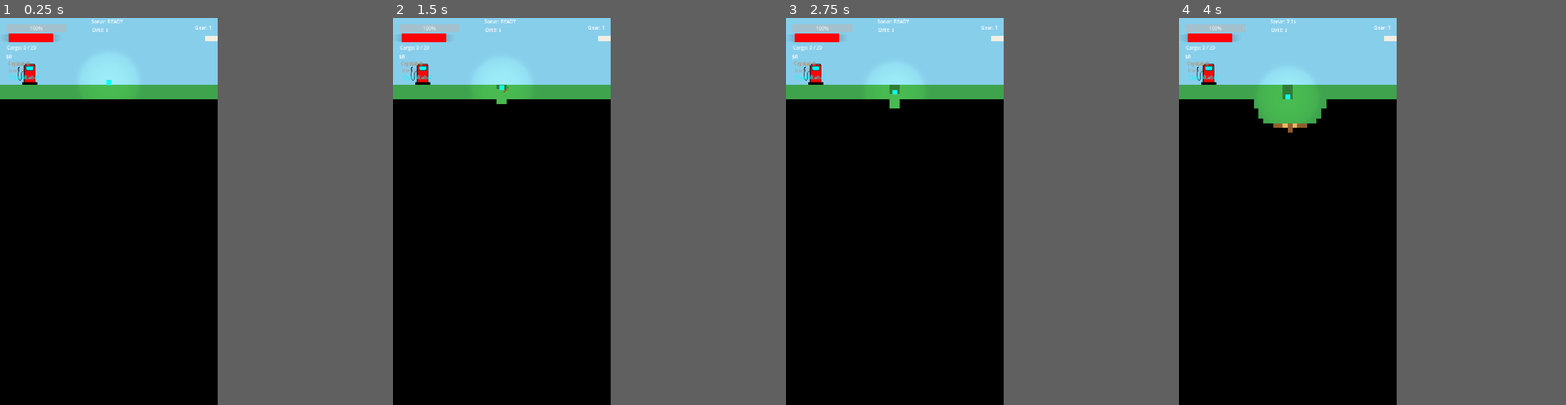
Above: before the commit, frames 1-4 (left to right).
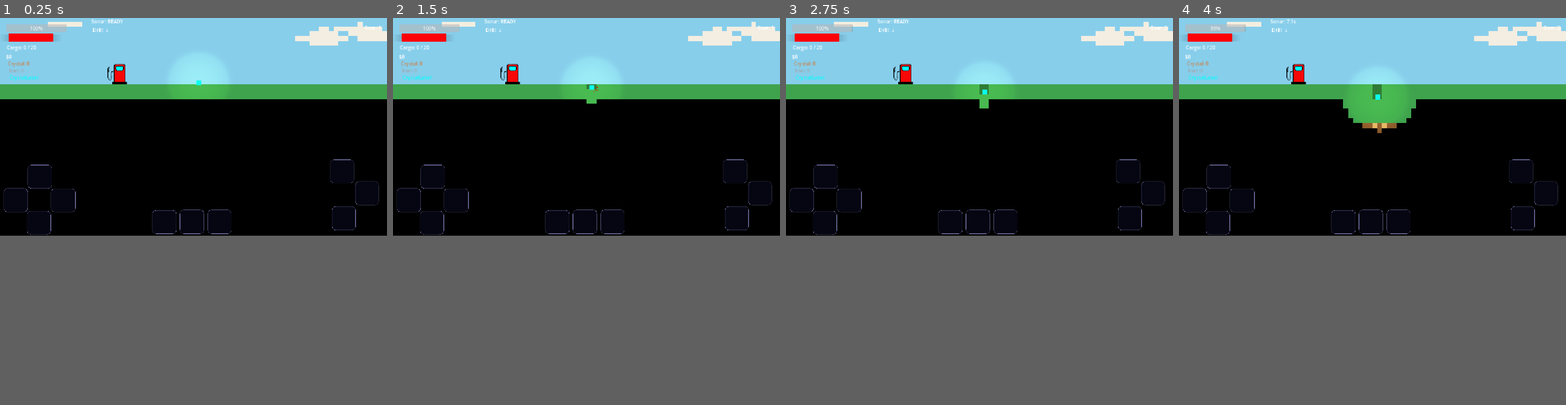
Above: after the commit, the same moments.

Repository: louisdevries/Deep-Core
Game: Godot game, scene res://scenes/Main.tscn
Two runs of this game, one before a commit and one after it. Both use one fixed random seed, a clock stepped at 60 frames per second and the inputs below. The engine's default icon, where the game draws it, is replaced by a stand-in: a white triangle on a blue panel in a dark square.
Inputs:
- Up to frame 1 (0.25 s): no input
- Up to frame 2 (1.5 s): tap Enter (ui_accept) at 0.5, 0.77, 1.25 s; hold C (drill_right) 0.53-1.28 s; tap G (cable_toggle) at 0.6 s; tap 1 (set_gear_1, bound only after the commit) at 0.8, 1.35 s; hold Page Down (ui_page_down) from 1.28 s (still down)
- Up to frame 3 (2.75 s): tap Enter (ui_accept) at 1.52, 2 s; tap 2 (set_gear_2, bound only after the commit) at 1.55, 2.1 s; release Page Down (ui_page_down) at 2.03 s; hold C (drill_right) from 2.03 s (still down); tap 3 (set_gear_3, bound only after the commit) at 2.3 s
- Up to frame 4 (4 s): tap Enter (ui_accept) at 2.75, 3.02, 3.77 s; release C (drill_right) at 2.78 s; hold Page Up (ui_page_up) 2.78-3.53 s; tap 3 (set_gear_3, bound only after the commit) at 2.85 s; tap F (sonar) at 3.05, 3.6 s; hold Z (drill_left) from 3.53 s (still down); hold Q (cable_winch_in, bound only after the commit) from 3.53 s (still down)
In our replay, the window is 450x800 before the commit and 800x450 after it. These sizes can differ from the game's own. Grey fills any space a smaller window leaves; there, only what the larger window draws over its background counts as a difference.

The runs differ from the first frame. In frame 1, 11% of the frame differs, in the area x 0-100%, y 0-56%; in frame 2, 11%; in frame 3, 11%; in frame 4, 13%.

Commit message:
Switch to landscape, redesign mobile controls, and clamp player to camera bounds
- Viewport changed from 720x1280 portrait to 1280x720 landscape
- D-pad repositioned to bottom-left with scaled-down arrow buttons
- Gear buttons moved to bottom-center in a horizontal row
- Action buttons (drill, sonar, cable) moved to bottom-right
- Per-button transparent dark panel backgrounds added for visibility
- Player X position clamped to camera limits to prevent going off-screen
- New button assets added

Co-Authored-By: Claude Sonnet 4.6 <noreply@anthropic.com>

Diff:
--- a/project.godot
+++ b/project.godot
@@ -21,10 +21,9 @@
 
 [display]
 
-window/size/viewport_width=720
-window/size/viewport_height=1280
+window/size/viewport_width=1280
+window/size/viewport_height=720
 window/stretch/mode="canvas_items"
-window/handheld/orientation=1
 
 [input]
 
@@ -80,18 +79,6 @@
 , Object(InputEventKey,"resource_local_to_scene":false,"resource_name":"","device":-1,"window_id":0,"alt_pressed":false …(183 unchanged characters)…
 ]
 }
-set_gear_1={
-"deadzone": 0.2,
-"events": []
-}
-set_gear_2={
-"deadzone": 0.2,
-"events": []
-}
-set_gear_3={
-"deadzone": 0.2,
-"events": []
-}
 sonar={
 "deadzone": 0.2,
 "events": [Object(InputEventKey,"resource_local_to_scene":false,"resource_name":"","device":-1,"window_id":0,"alt_press …(192 unchanged characters)…
@@ -122,6 +109,31 @@
 "events": [Object(InputEventKey,"resource_local_to_scene":false,"resource_name":"","device":-1,"window_id":0,"alt_press …(192 unchanged characters)…
 ]
 }
+cable_winch_in={
+"deadzone": 0.2,
+"events": [Object(InputEventKey,"resource_local_to_scene":false,"resource_name":"","device":-1,"window_id":0,"alt_pressed":false,"shift_pressed":false,"ctrl_pressed":false,"meta_pressed":false,"pressed":false,"keycode":0,"physical_keycode":81,"key_label":0,"unicode":113,"location":0,"echo":false,"script":null)
+]
+}
+cable_winch_out={
+"deadzone": 0.2,
+"events": [Object(InputEventKey,"resource_local_to_scene":false,"resource_name":"","device":-1,"window_id":0,"alt_pressed":false,"shift_pressed":false,"ctrl_pressed":false,"meta_pressed":false,"pressed":false,"keycode":0,"physical_keycode":69,"key_label":0,"unicode":101,"location":0,"echo":false,"script":null)
+]
+}
+set_gear_1={
+"deadzone": 0.2,
+"events": [Object(InputEventKey,"resource_local_to_scene":false,"resource_name":"","device":-1,"window_id":0,"alt_pressed":false,"shift_pressed":false,"ctrl_pressed":false,"meta_pressed":false,"pressed":false,"keycode":0,"physical_keycode":49,"key_label":0,"unicode":49,"location":0,"echo":false,"script":null)
+]
+}
+set_gear_2={
+"deadzone": 0.2,
+"events": [Object(InputEventKey,"resource_local_to_scene":false,"resource_name":"","device":-1,"window_id":0,"alt_pressed":false,"shift_pressed":false,"ctrl_pressed":false,"meta_pressed":false,"pressed":false,"keycode":0,"physical_keycode":50,"key_label":0,"unicode":50,"location":0,"echo":false,"script":null)
+]
+}
+set_gear_3={
+"deadzone": 0.2,
+"events": [Object(InputEventKey,"resource_local_to_scene":false,"resource_name":"","device":-1,"window_id":0,"alt_pressed":false,"shift_pressed":false,"ctrl_pressed":false,"meta_pressed":false,"pressed":false,"keycode":0,"physical_keycode":51,"key_label":0,"unicode":51,"location":0,"echo":false,"script":null)
+]
+}
 
 [physics]
 
--- a/scenes/mobile_controls.tscn
+++ b/scenes/mobile_controls.tscn
@@ -1,68 +1,179 @@
 [gd_scene format=3 uid="uid://btctoe0vkivh1"]
 
-[ext_resource type="Texture2D" uid="uid://bjuga2t0l6fgn" path="res://icon.svg" id="1_k8ypl"]
 [ext_resource type="Script" uid="uid://xdl20dop6ey2" path="res://scripts/upgrade_menu.gd" id="1_l7u83"]
+[ext_resource type="Texture2D" uid="uid://qgv7m70aju42" path="res://assets/arrow_left.png" id="2_cnqve"]
+[ext_resource type="Texture2D" uid="uid://e1ynk30vlw7l" path="res://assets/arrow_right.png" id="3_kffq0"]
+[ext_resource type="Texture2D" uid="uid://dtka3kpjmpdt" path="res://assets/gear_three.png" id="3_y1te1"]
+[ext_resource type="Texture2D" uid="uid://c66kgtx5xplrc" path="res://assets/arrow_up.png" id="4_bswi6"]
+[ext_resource type="Texture2D" uid="uid://dr58ff53yg5ia" path="res://assets/gear_two.png" id="4_puaky"]
+[ext_resource type="Texture2D" uid="uid://pjac67ocnn0m" path="res://assets/arrow_down.png" id="5_ilxsp"]
+[ext_resource type="Texture2D" uid="uid://cgljkwh8c0s5s" path="res://assets/gear_one.png" id="5_yr8f1"]
+[ext_resource type="Texture2D" uid="uid://bf3dhdpj17k3a" path="res://assets/drill.png" id="6_saaj3"]
+[ext_resource type="Texture2D" uid="uid://c7d4j0p4bb0sl" path="res://assets/sonar.png" id="7_jnbrs"]
+[ext_resource type="Texture2D" uid="uid://bdxotuco3vpv6" path="res://assets/cable.png" id="11_bdd5e"]
+
+[sub_resource type="StyleBoxFlat" id="StyleBoxFlat_btn"]
+bg_color = Color(0.05, 0.05, 0.14, 0.5)
+border_width_left = 1
+border_width_top = 1
+border_width_right = 1
+border_width_bottom = 1
+border_color = Color(0.45, 0.45, 0.65, 0.65)
+corner_radius_top_left = 12
+corner_radius_top_right = 12
+corner_radius_bottom_right = 12
+corner_radius_bottom_left = 12
 
 [node name="MobileControls" type="CanvasLayer" unique_id=2106365054]
 layer = 10
 script = ExtResource("1_l7u83")
 
+[node name="BgDPadLeft" type="Panel" parent="." unique_id=1938392109]
+offset_left = 12.0
+offset_top = 563.0
+offset_right = 92.0
+offset_bottom = 642.0
+mouse_filter = 2
+theme_override_styles/panel = SubResource("StyleBoxFlat_btn")
+
+[node name="BgDPadRight" type="Panel" parent="." unique_id=1975318883]
+offset_left = 168.0
+offset_top = 564.0
+offset_right = 250.0
+offset_bottom = 642.0
+mouse_filter = 2
+theme_override_styles/panel = SubResource("StyleBoxFlat_btn")
+
+[node name="BgDPadUp" type="Panel" parent="." unique_id=418818808]
+offset_left = 91.0
+offset_top = 486.0
+offset_right = 172.0
+offset_bottom = 564.0
+mouse_filter = 2
+theme_override_styles/panel = SubResource("StyleBoxFlat_btn")
+
+[node name="BgDPadDown" type="Panel" parent="." unique_id=1772075023]
+offset_left = 89.0
+offset_top = 638.0
+offset_right = 168.0
+offset_bottom = 717.0
+mouse_filter = 2
+theme_override_styles/panel = SubResource("StyleBoxFlat_btn")
+
+[node name="BgGear1" type="Panel" parent="." unique_id=1857258587]
+offset_left = 503.0
+offset_top = 636.0
+offset_right = 584.0
+offset_bottom = 714.0
+mouse_filter = 2
+theme_override_styles/panel = SubResource("StyleBoxFlat_btn")
+
+[node name="BgGear2" type="Panel" parent="." unique_id=1377437165]
+offset_left = 595.0
+offset_top = 634.0
+offset_right = 675.0
+offset_bottom = 714.0
+mouse_filter = 2
+theme_override_styles/panel = SubResource("StyleBoxFlat_btn")
+
+[node name="BgGear3" type="Panel" parent="." unique_id=1846081051]
+offset_left = 687.0
+offset_top = 634.0
+offset_right = 766.0
+offset_bottom = 714.0
+mouse_filter = 2
+theme_override_styles/panel = SubResource("StyleBoxFlat_btn")
+
+[node name="BgDrill" type="Panel" parent="." unique_id=1531112166]
+offset_left = 1175.0
+offset_top = 540.0
+offset_right = 1253.0
+offset_bottom = 619.0
+mouse_filter = 2
+theme_override_styles/panel = SubResource("StyleBoxFlat_btn")
+
+[node name="BgSonar" type="Panel" parent="." unique_id=1168737237]
+offset_left = 1092.0
+offset_top = 468.0
+offset_right = 1171.0
+offset_bottom = 547.0
+mouse_filter = 2
+theme_override_styles/panel = SubResource("StyleBoxFlat_btn")
+
+[node name="BgCable" type="Panel" parent="." unique_id=117475723]
+offset_left = 1098.0
+offset_top = 623.0
+offset_right = 1177.0
+offset_bottom = 702.0
+mouse_filter = 2
+theme_override_styles/panel = SubResource("StyleBoxFlat_btn")
+
 [node name="DPadLeft" type="TouchScreenButton" parent="." unique_id=610532341]
-position = Vector2(5, 1080)
-texture_normal = ExtResource("1_k8ypl")
+position = Vector2(16.000015, 565)
+scale = Vector2(0.022, 0.022)
+texture_normal = ExtResource("2_cnqve")
 action = "ui_left"
 visibility_mode = 1
 
 [node name="DPadRight" type="TouchScreenButton" parent="." unique_id=2061665836]
-position = Vector2(257, 1080)
-texture_normal = ExtResource("1_k8ypl")
+position = Vector2(171.00006, 565)
+scale = Vector2(0.022, 0.022)
+texture_normal = ExtResource("3_kffq0")
 action = "ui_right"
 visibility_mode = 1
 
 [node name="DPadUp" type="TouchScreenButton" parent="." unique_id=1216995528]
-position = Vector2(130, 1000)
-texture_normal = ExtResource("1_k8ypl")
+position = Vector2(93.000046, 491)
+scale = Vector2(0.022, 0.02)
+texture_normal = ExtResource("4_bswi6")
 action = "ui_up"
 visibility_mode = 1
 
 [node name="DPadDown" type="TouchScreenButton" parent="." unique_id=2036685858]
-position = Vector2(130, 1129)
-texture_normal = ExtResource("1_k8ypl")
+position = Vector2(92.000015, 639)
+scale = Vector2(0.022, 0.022)
+texture_normal = ExtResource("5_ilxsp")
 action = "ui_down"
 visibility_mode = 1
 
 [node name="DrillButton" type="TouchScreenButton" parent="." unique_id=1906388821]
-position = Vector2(561, 1099)
-texture_normal = ExtResource("1_k8ypl")
+position = Vector2(1176, 537)
+scale = Vector2(0.0656029, 0.07347516)
+texture_normal = ExtResource("6_saaj3")
 action = "ui_accept"
 visibility_mode = 1
 
 [node name="SonarButton" type="TouchScreenButton" parent="." unique_id=611506982]
-position = Vector2(560, 819)
-texture_normal = ExtResource("1_k8ypl")
+position = Vector2(1098, 474)
+scale = Vector2(0.13, 0.13)
+texture_normal = ExtResource("7_jnbrs")
 action = "sonar"
 visibility_mode = 1
 
+[node name="GearButton1" type="TouchScreenButton" parent="." unique_id=1347821095]
+position = Vector2(509.00003, 640)
+scale = Vector2(0.072, 0.072)
+texture_normal = ExtResource("5_yr8f1")
+action = "set_gear_1"
+visibility_mode = 1
+
+[node name="GearButton2" type="TouchScreenButton" parent="." unique_id=1347821094]
+position = Vector2(600.00006, 639)
+scale = Vector2(0.072, 0.072)
+texture_normal = ExtResource("4_puaky")
+action = "set_gear_2"
+visibility_mode = 1
+
 [node name="GearButton3" type="TouchScreenButton" parent="." unique_id=1347821093]
-position = Vector2(545, 330)
-texture_normal = ExtResource("1_k8ypl")
+position = Vector2(692.00006, 639)
+scale = Vector2(0.07230137, 0.07346939)
+texture_normal = ExtResource("3_y1te1")
 action = "set_gear_3"
 visibility_mode = 1
 
-[node name="GearButton2" type="TouchScreenButton" parent="." unique_id=1347821094]
-position = Vector2(549, 441)
-texture_normal = ExtResource("1_k8ypl")
-action = "set_gear_2"
-visibility_mode = 1
-
-[node name="GearButton1" type="TouchScreenButton" parent="." unique_id=1347821095]
-position = Vector2(549, 543)
-texture_normal = ExtResource("1_k8ypl")
-action = "set_gear_1"
-visibility_mode = 1
-
 [node name="CableToggleButton" type="TouchScreenButton" parent="." unique_id=1347821096]
-position = Vector2(462, 954)
-texture_normal = ExtResource("1_k8ypl")
+position = Vector2(1101, 623)
+scale = Vector2(0.05562498, 0.059523802)
+texture_normal = ExtResource("11_bdd5e")
 action = "cable_toggle"
 visibility_mode = 1
--- a/scripts/player.gd
+++ b/scripts/player.gd
@@ -27,16 +27,13 @@
 @export var thruster_fuel_drain: float = 8.0   # fuel/sec while thrusting
 var is_thrusting: bool = false
 
-# CABLE PHYSICS
+
 var _cable_anchor: Vector2 = Vector2.ZERO
-var _cable_length: float = 0.0
-
-@export var max_cable_length: float = 1200.0  # 75 tiles * 16px
-@export var pendulum_damping: float = 2.5     # angular vel damping per sec
-@export var swing_input_force: float = 6.0    # how much L/R input affects swing
-@export var cable_extend_speed: float = 150.0 # pixels/sec for extending cable
-@export var cable_retract_speed: float = 200.0 # pixels/sec for retracting via thrusters
-
+var _cable_paid_out: float = 200.0          # how much rope is deployed (slack)
+@export var initial_cable_slack: float = 200.0    # how much rope is already out at engage time
+@export var max_cable_length: float = 800.0
+@export var cable_extend_speed: float = 150.0    # pixels/sec
+@export var cable_retract_speed: float = 150.0
 # CABLE
 var cable_engaged: bool = false
 var _cable_wrap_points: Array[Vector2] = []
@@ -281,12 +278,6 @@
 	is_drilling = Input.is_action_pressed("ui_accept")
 
 	# Gear controls
-	if Input.is_action_just_pressed("ui_page_up"):
-		drill_gear = min(drill_gear + 1, 3)
-
-	if Input.is_action_just_pressed("ui_page_down"):
-		drill_gear = max(drill_gear - 1, 1)
-
 	if Input.is_action_just_pressed("set_gear_1"):
 		drill_gear = 1
 	if Input.is_action_just_pressed("set_gear_2"):
@@ -853,12 +844,17 @@
 func toggle_cable() -> void:
 
 	cable_engaged = not cable_engaged
-	_cable_wrap_points.clear()
 
 	if cable_engaged:
 		_cable_anchor = _find_refuel_anchor()
-		_cable_length = min(global_position.distance_to(_cable_anchor), max_cable_length)
-
+
+		# start with a comfortable amount of slack
+		var current_dist: float = global_position.distance_to(_cable_anchor)
+		_cable_paid_out = max(current_dist + initial_cable_slack, initial_cable_slack)
+
+		print("Cable engaged. Anchor: ", _cable_anchor, " | paid out: ", _cable_paid_out)
+	else:
+		print("Cable disengaged")
 func _find_refuel_anchor() -> Vector2:
 
 	var refuel := get_tree().get_first_node_in_group("refuel_zone")
@@ -893,9 +889,15 @@
 	velocity.y = max(velocity.y, -max_fall_speed)
 
 	move_and_slide()
+	_clamp_to_camera_bounds()
 
 	if direction_x != 0:
 		last_direction = Vector2(direction_x, 0)
+
+
+func _clamp_to_camera_bounds() -> void:
+	const HALF_W: float = 6.0
+	global_position.x = clamp(global_position.x, camera.limit_left + HALF_W, camera.limit_right - HALF_W)
 
 
 func _get_effective_anchor() -> Vector2:
@@ -965,13 +967,20 @@
 
 func _handle_cable_movement(delta):
 
-	_update_cable_wrap_points()
-
+	# --- winch input: change cable length ---
+	if Input.is_action_pressed("cable_winch_out"):
+		_cable_paid_out = min(max_cable_length, _cable_paid_out + cable_extend_speed * delta)
+	if Input.is_action_pressed("cable_winch_in"):
+		_cable_paid_out = max(0.0, _cable_paid_out - cable_retract_speed * delta)
+
+	# --- regular movement (same as free movement) ---
 	var direction_x: float = Input.get_axis("ui_left", "ui_right")
 	is_thrusting = Input.is_action_pressed("ui_up") and fuel > 0.0
 
-	# Player moves freely under normal physics. The cable only acts when taut.
 	velocity.x = direction_x * move_speed
+
+	if abs(direction_x) > 0.0:
+		fuel -= fuel_drain_move * delta
 
 	if is_thrusting:
 		velocity.y -= thruster_force * delta
@@ -979,30 +988,29 @@
 	else:
 		velocity.y += gravity * delta
 
-	velocity.y = clamp(velocity.y, -max_fall_speed, max_fall_speed)
-
-	if abs(direction_x) > 0.0:
-		fuel -= fuel_drain_move * delta
+	velocity.y = min(velocity.y, max_fall_speed)
+	velocity.y = max(velocity.y, -max_fall_speed)
 
 	move_and_slide()
+	_clamp_to_camera_bounds()
+
+	# --- cable constraint: clamp distance to anchor ---
+	var to_anchor: Vector2 = global_position - _cable_anchor
+	var dist: float = to_anchor.length()
+
+	if dist > _cable_paid_out:
+		# pull player back to within cable length
+		var clamped: Vector2 = _cable_anchor + to_anchor.normalized() * _cable_paid_out
+		global_position = clamped
+
+		# kill velocity component pointing away from anchor (so we don't keep "pulling" against the rope)
+		var away_dir: Vector2 = to_anchor.normalized()
+		var away_velocity: float = velocity.dot(away_dir)
+		if away_velocity > 0:
+			velocity -= away_dir * away_velocity
 
 	if direction_x != 0:
 		last_direction = Vector2(direction_x, 0)
-
-	# Rope constraint: if the total path length through all wrap corners exceeds
-	# the cable length, pull the player back along the last segment and cancel
-	# any velocity component that would stretch the rope further.
-	var rope_len := _get_rope_path_length()
-	if rope_len > _cable_length:
-		var ea := _get_effective_anchor()
-		var to_player := global_position - ea
-		var seg := to_player.length()
-		if seg > 0.001:
-			var rope_dir := to_player / seg
-			global_position -= rope_dir * (rope_len - _cable_length)
-			var radial_vel := velocity.dot(rope_dir)
-			if radial_vel > 0.0:
-				velocity -= rope_dir * radial_vel
 
 func _update_cable_visual() -> void:
 
Binary file added: assets/arrow_down.png
Binary file added: assets/arrow_left.png
Binary file added: assets/arrow_right.png
Binary file added: assets/arrow_up.png
Binary file added: assets/cable.png
Binary file added: assets/drill.png
Binary file added: assets/gear_one.png
Binary file added: assets/gear_three.png
Binary file added: assets/gear_two.png
Binary file added: assets/sonar.png
